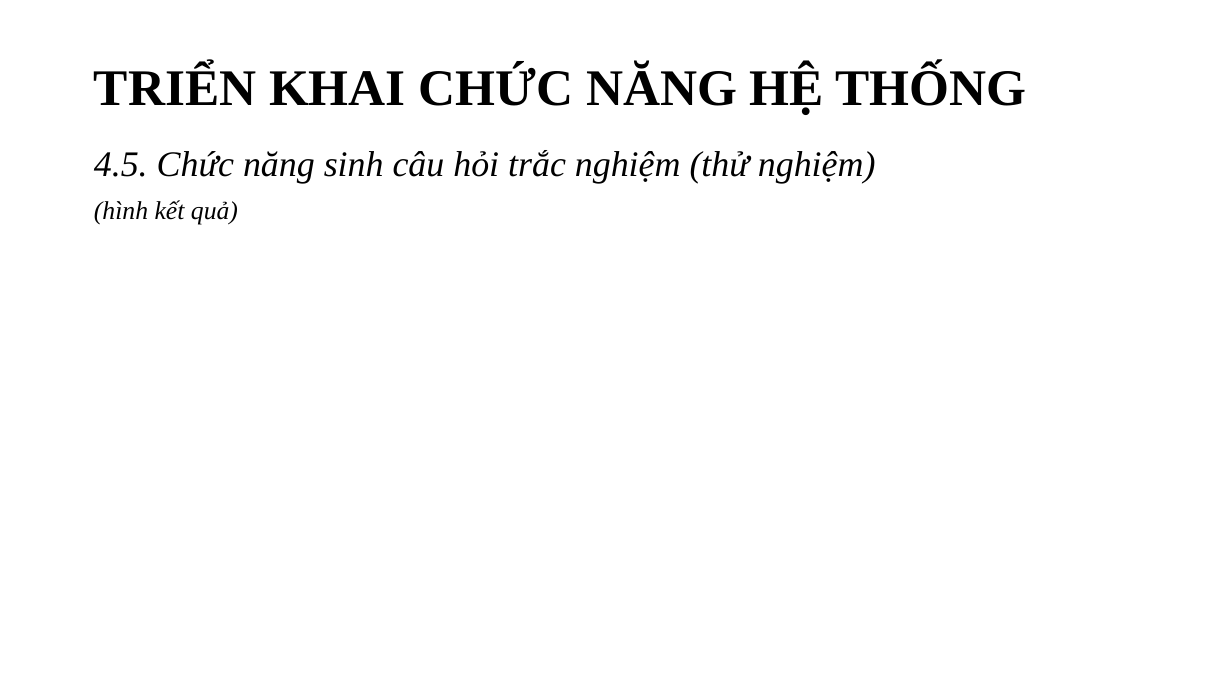
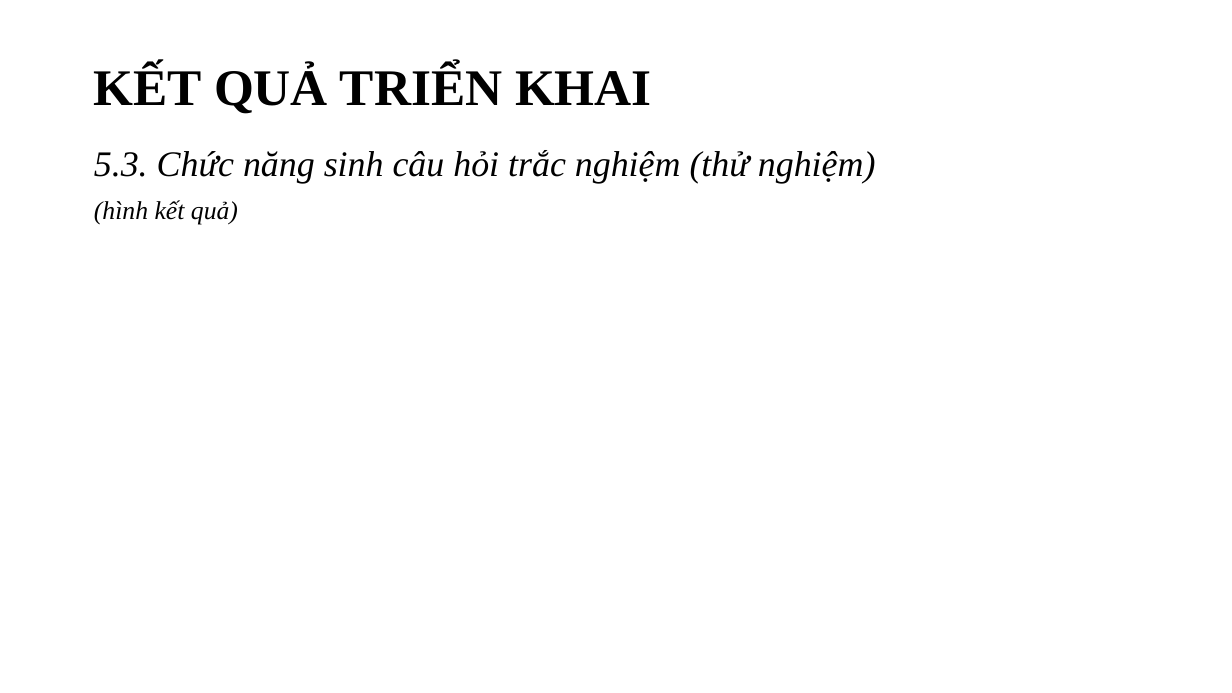
Before and after one commit to ngovanuc/Vietnamese_History_Chatbot, a slide deck: slide 60 of documents/slide bao cao v2.pptx (slide 57 before the commit). Drawn at 1232x693 pixels with LibreOffice and Linux fonts; fonts in the diff are those of the drawing. Boxes give left, top, right and bottom in pixels: in the first picture for what was removed or moved away, otherwise in the second. Text is boxed around its words. In the diff, an @@ line names an element or a change of style, - is before the commit and + after.

```diff
--- a/documents/slide bao cao v2.pptx
+++ b/documents/slide bao cao v2.pptx
@@ title at box(94, 65, 652, 114): text changed @@
-TRIỂN KHAI CHỨC NĂNG HỆ THỐNG
+KẾT QUẢ TRIỂN KHAI
@@ text at box(94, 150, 876, 184): text changed @@
-4.5. Chức năng sinh câu hỏi trắc nghiệm (thử nghiệm)
+5.3. Chức năng sinh câu hỏi trắc nghiệm (thử nghiệm)
```
Also in this commit, not shown: 15 other slides changed, 10 slides added, 7 slides removed.
